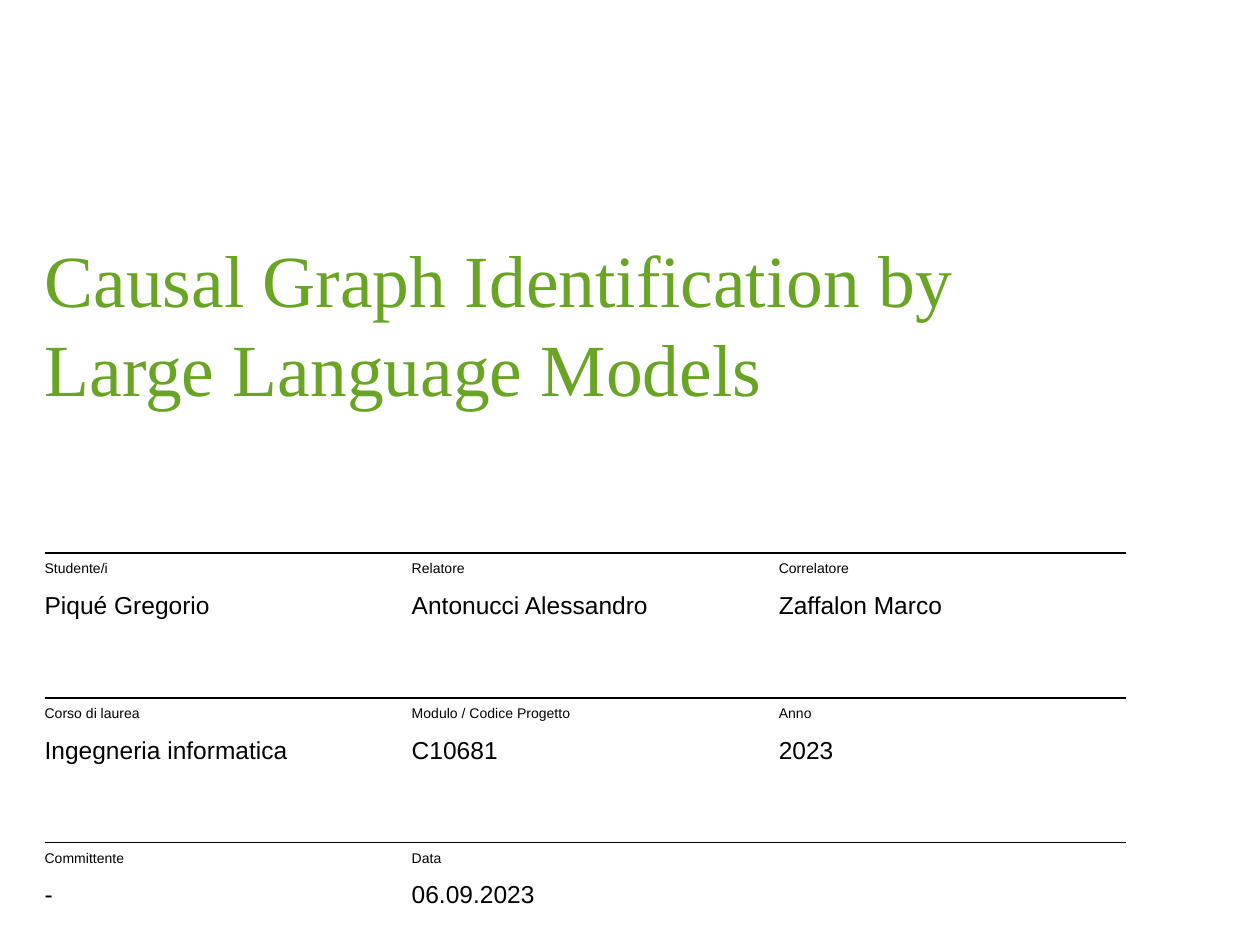
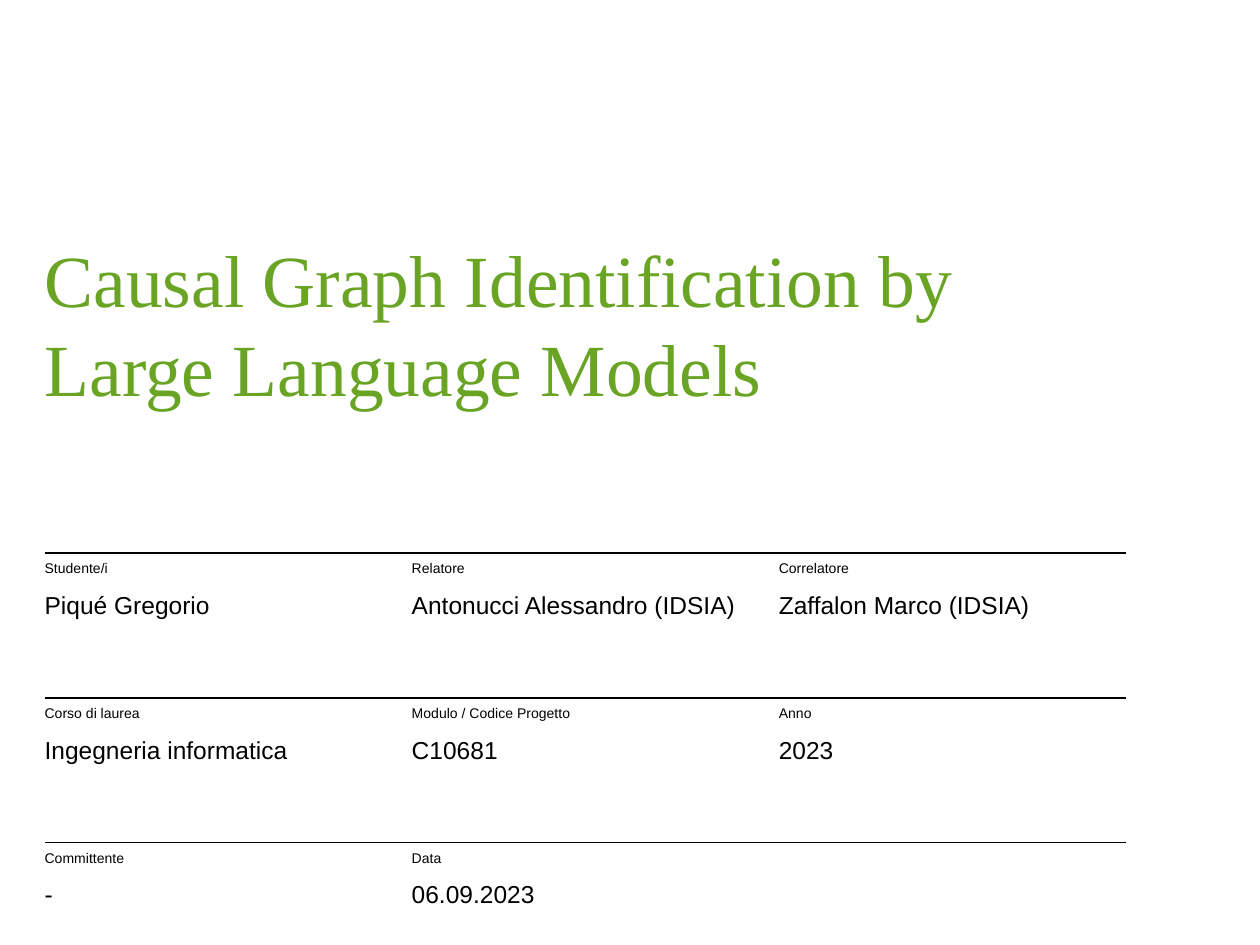
Before and after one commit to Pikerozzo/causal-llms, a slide deck: slide 1 of project report/PRES_PIQUE.pptx. Drawn at 1260x945 pixels with LibreOffice and Linux fonts; fonts in the diff are those of the drawing; background and template pictures are left out. Boxes give left, top, right and bottom in pixels: in the first picture for what was removed or moved away, otherwise in the second. Text is boxed around its words. In the diff, an @@ line names an element or a change of style, - is before the commit and + after.

```diff
--- a/project report/PRES_PIQUE.pptx
+++ b/project report/PRES_PIQUE.pptx
@@ text at (412, 596, 734, 619): text changed @@
-Antonucci Alessandro
+Antonucci Alessandro (IDSIA)
@@ text at (779, 596, 1029, 619): text changed @@
-Zaffalon Marco
+Zaffalon Marco (IDSIA)
```
Also in this commit, not shown: 10 other slides changed, 10 slides added, 8 slides removed, 2 other files.
